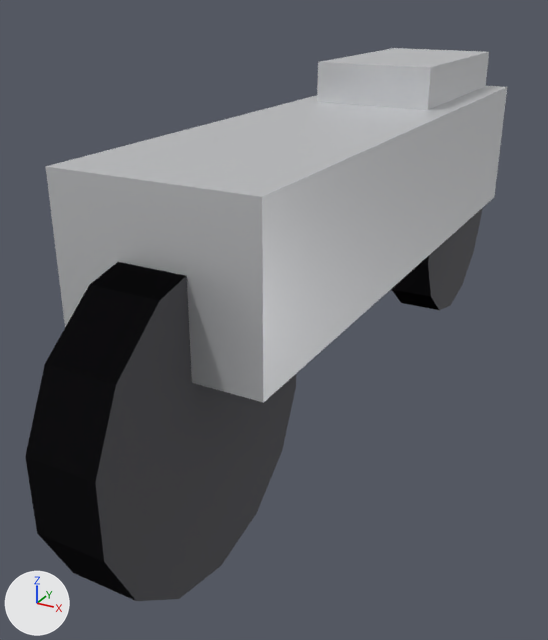
The glTF model rentos/public/models/motorcycle.glb: old version first, new version second.
The view is the same before and after, from a 50 mm lens placed at (0.74, -1.79, 1.07), pointed at (-0.14, -0.17, 0.26). The lights are fixed; the arrows at lower left show +X, +Y and +Z. The older version comes first. Vertices at exactly the same position are counted once.

Names of what the first picture shows: 'motorcycle'.
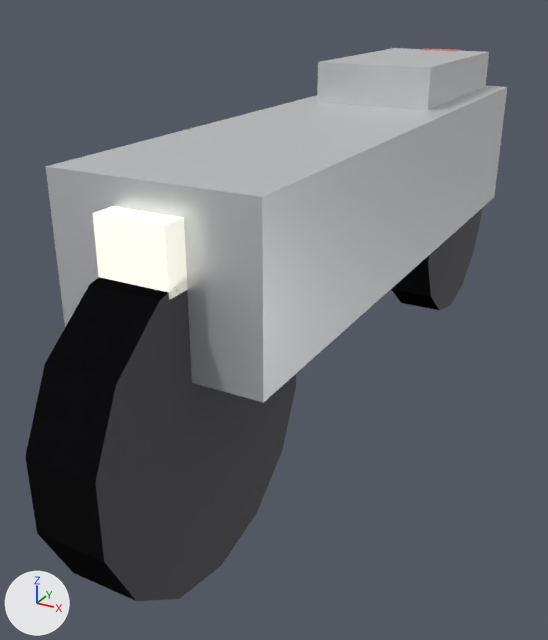
Changed parts and their boxes [x1, y1, x2, y2] in the pictures (548 x 640 px):
part 1 of me_mesh_0, added
    after: [92, 206, 187, 299]
part 2 of me_mesh_0, added
    after: [420, 49, 462, 51]

Edits to the bpy script that builds the scene:
```text
Add mat_headlight:
    mat_headlight = principled_material('headlight')
    mat_headlight.base_color = (0.96, 0.97, 0.9)  # white #fafcf3
    mat_headlight.roughness = 0.3
    mat_headlight.emission_color = (0.5, 0.5, 0.42)  # grey #bcbcad
    mat_headlight.emission_strength = 1.0
Add mat_taillight:
    mat_taillight = principled_material('taillight')
    mat_taillight.base_color = (0.7, 0.08, 0.07)  # red #da504b
    mat_taillight.roughness = 0.3
    mat_taillight.emission_color = (0.35, 0.02, 0.02)  # red #a02727
    mat_taillight.emission_strength = 1.0
Change me_mesh_0:
    used by ob_motorcycle; location = (0.0, 0.0, 0.0)
    remove me_mesh_0.from_pydata(...)  # 76 vertices, 136 faces; spans x -0.21..0.21, y -1.1..1.1, z 0.0..0.89
    add me_mesh_0.from_pydata(...)  # 92 vertices, 160 faces; spans x -0.21..0.21, y -1.1..1.1, z 0.0..0.89
    me_mesh_0 part 1: a new loose piece, a box spanning x -0.07..0.07, y -0.9..-0.84, z 0.62..0.74, in mat_headlight (white #fafcf3, glowing grey #bcbcad)
    me_mesh_0 part 2: a new loose piece, a box spanning x -0.06..0.06, y 0.605..0.655, z 0.81..0.89, in mat_taillight (red #da504b, glowing red #a02727)
    add me_mesh_0.materials.append(mat_headlight)  # white #fafcf3, glowing grey #bcbcad
    add me_mesh_0.materials.append(mat_taillight)  # red #da504b, glowing red #a02727
```
